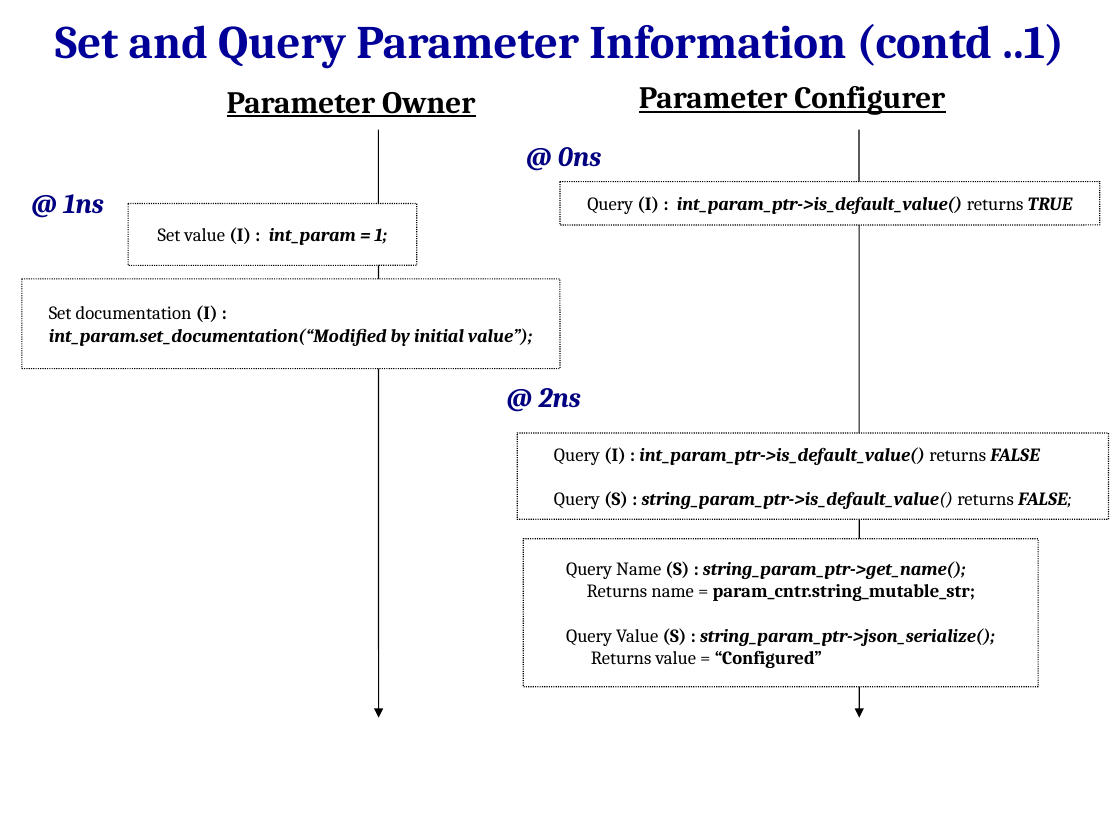
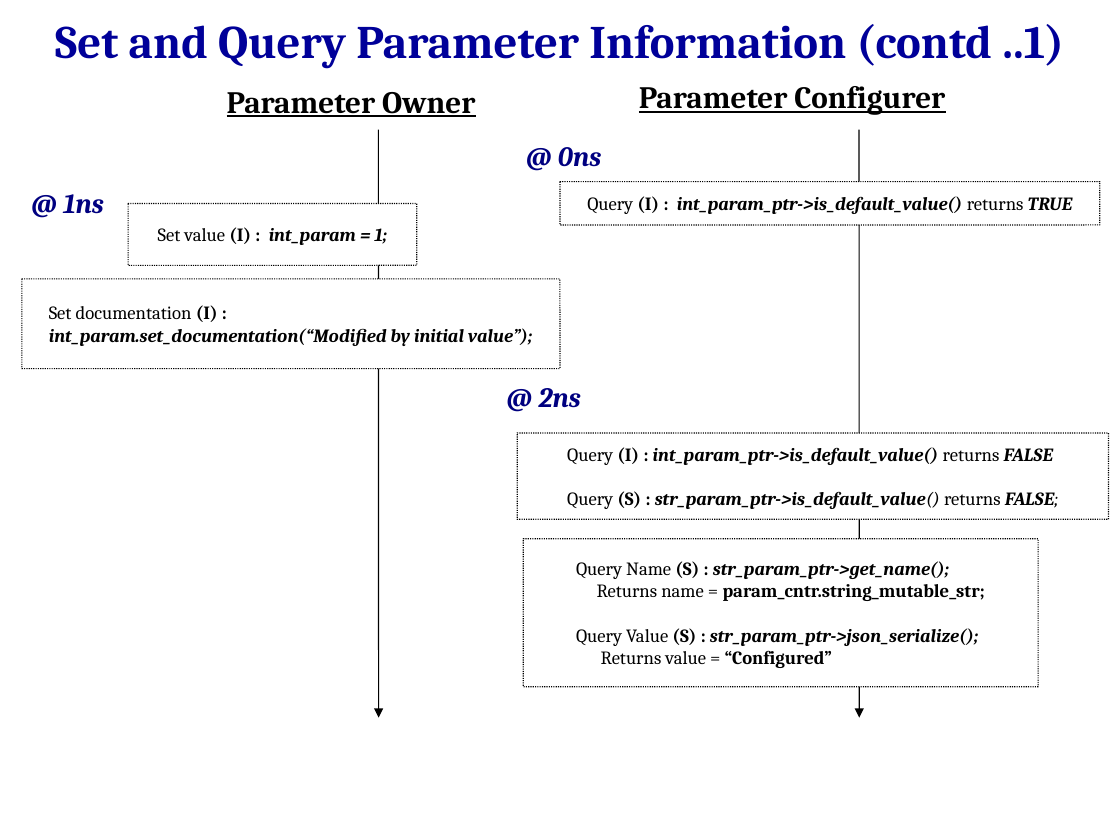
Before and after one commit to accellera-official/cci, a slide deck: slide 4 of examples/ex7_Parameter_Information/docs/ex7_Parameter_Information.ppt. Drawn at 1120x840 pixels with LibreOffice and Linux fonts; fonts in the diff are those of the drawing; background and template pictures are left out. Boxes give left, top, right and bottom in pixels: in the first picture for what was removed or moved away, otherwise in the second. Text is boxed around its words. In the diff, an @@ line names an element or a change of style, - is before the commit and + after.

```diff
--- a/examples/ex7_Parameter_Information/docs/ex7_Parameter_Information.ppt
+++ b/examples/ex7_Parameter_Information/docs/ex7_Parameter_Information.ppt
@@ text in rounded rectangle at bbox=[567, 491, 1058, 509]: text changed @@
-Query (S) : string_param_ptr->is_default_value() returns FALSE;
+Query (S) : str_param_ptr->is_default_value() returns FALSE;
@@ text in rounded rectangle at bbox=[576, 561, 949, 579]: text changed @@
-Query Name (S) : string_param_ptr->get_name();
+Query Name (S) : str_param_ptr->get_name();
@@ text in rounded rectangle at bbox=[576, 628, 978, 646]: text changed @@
-Query Value (S) : string_param_ptr->json_serialize();
+Query Value (S) : str_param_ptr->json_serialize();
```
Also in this commit, not shown: 3 other slides changed.
